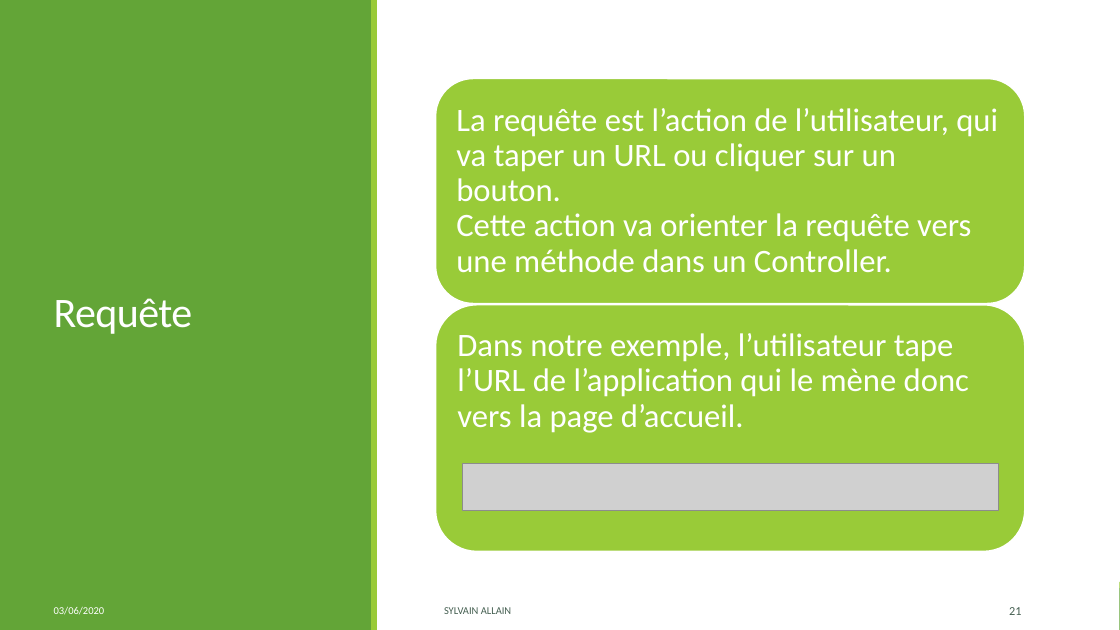
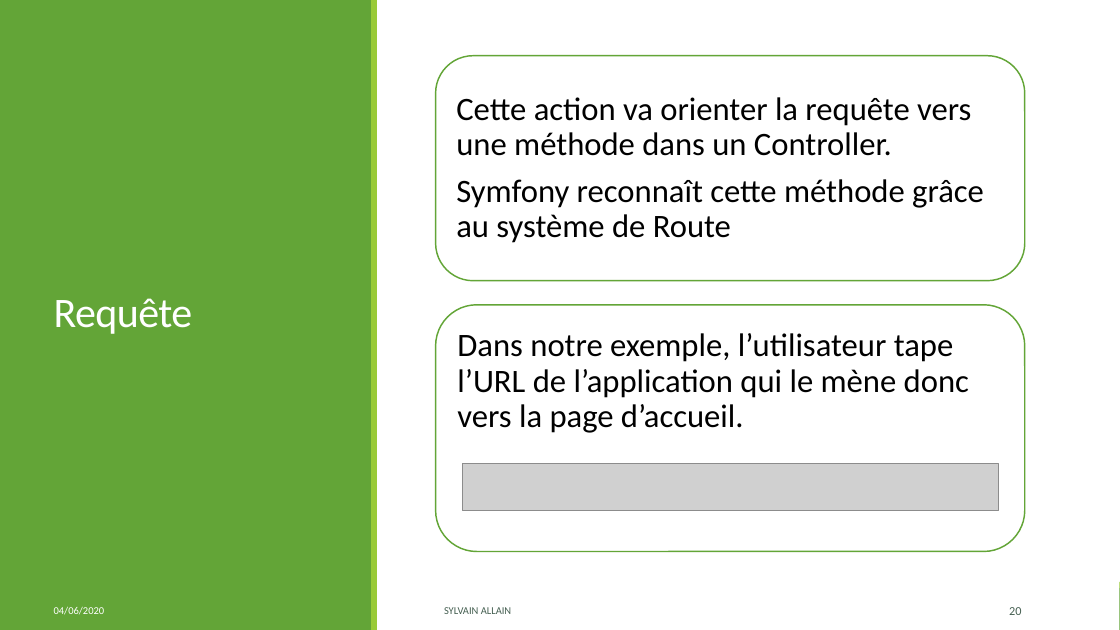
Before and after one commit to S2LF/ProjetPro, a slide deck: slide 20 of ProjetTof’Box.pptx (slide 21 before the commit). Drawn at 1120x630 pixels with LibreOffice and Linux fonts; fonts in the diff are those of the drawing; grey boxes stand for pictures. Boxes give left, top, right and bottom in pixels: in the first picture for what was removed or moved away, otherwise in the second. Text is boxed around its words. In the diff, an @@ line names an element or a change of style, - is before the commit and + after.

```diff
--- a/ProjetTof’Box.pptx
+++ b/ProjetTof’Box.pptx
@@ rounded rectangle at bbox=[436, 55, 1025, 281]: fill #99CB38 to #FFFFFF; outline #FFFFFF 1.25 pt to #63A537 1.25 pt @@
@@ rounded rectangle: place and size @@
-rounded rectangle at bbox=[436, 79, 1025, 304]
+rounded rectangle at bbox=[436, 55, 1025, 281]
@@ text at bbox=[456, 97, 984, 243]: text changed; text colour #FFFFFF to #000000 @@
-La requête est l’action de l’utilisateur, qui va taper un URL ou cliquer sur un bouton.
-Cette action va orienter la requête vers une méthode dans un Controller.
+Cette action va orienter la requête vers une méthode dans un Controller.
+Symfony reconnaît cette méthode grâce au système de Route
@@ rounded rectangle at bbox=[436, 305, 1025, 552]: fill #99CB38 to #FFFFFF; outline #FFFFFF 1.25 pt to #63A537 1.25 pt @@
@@ text "Dans notre exemple, l’utilisateur tape ..." at bbox=[457, 333, 969, 433]: text colour #FFFFFF to #000000 @@
@@ page number at bbox=[1009, 607, 1021, 615]: text changed @@
-21
+20
```
Also in this commit, not shown: 28 other slides changed, 1 slide removed, 3 other files.
